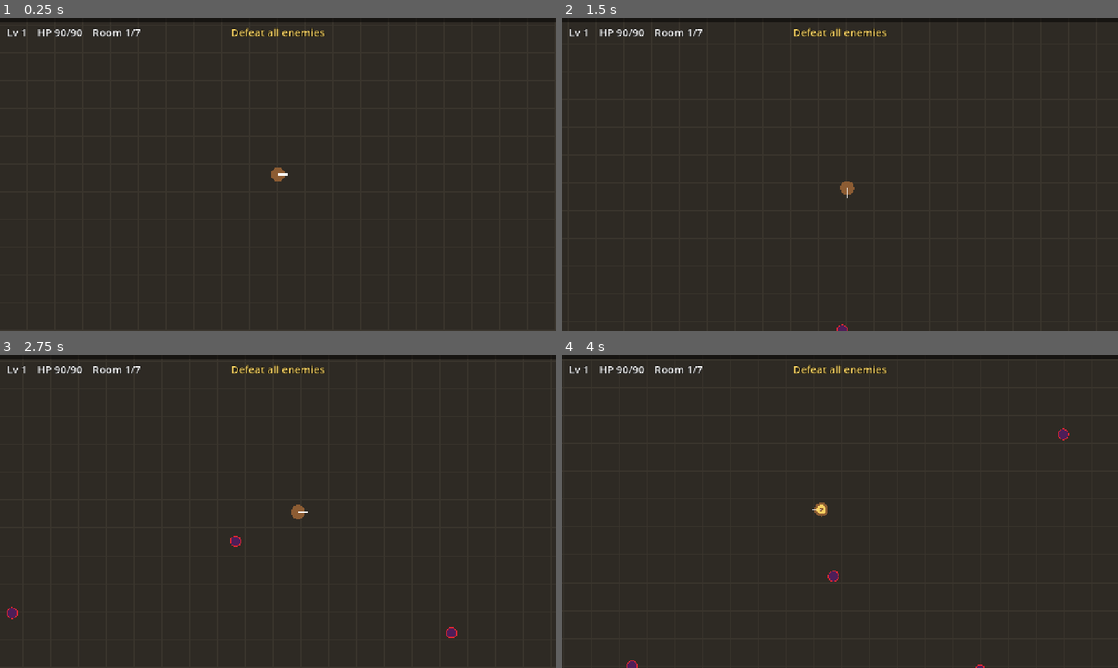
Above: before the commit, frames 1-4 (two rows, left to right).
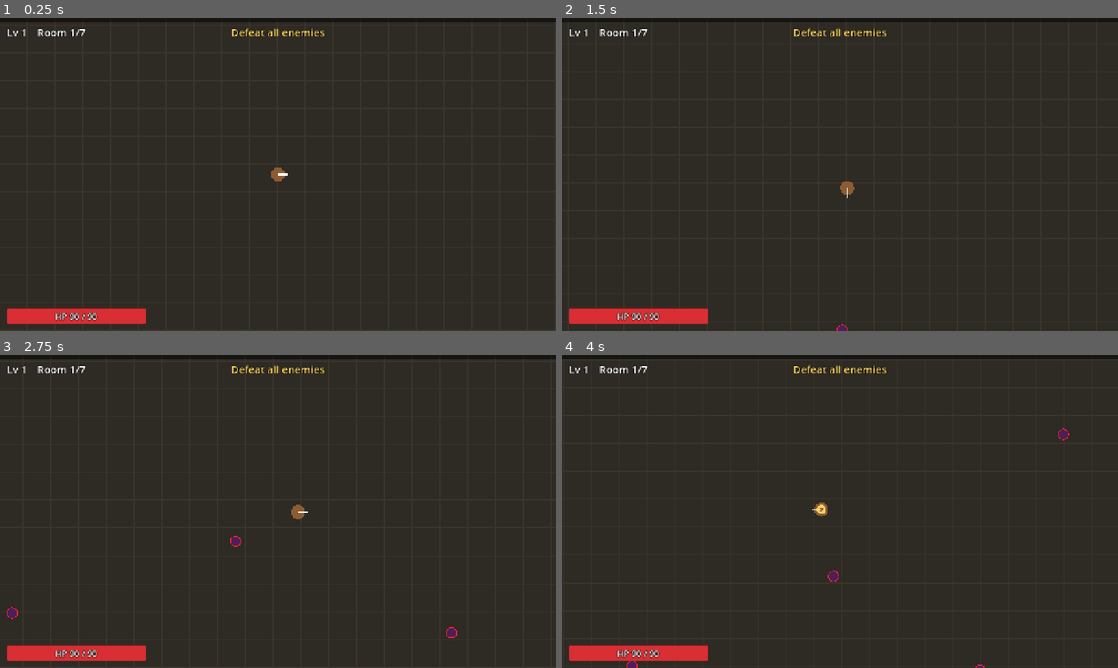
Above: after the commit, the same moments.

Repository: madridkarlbien-hub/Survey
Game: Godot game, scene res://scenes/rooms/arena_room.tscn
Same seed, same stepped clock (60 frames per second), same inputs: the game is played once before the commit and once after it.
Inputs:
- Up to frame 1 (0.25 s): no input
- Up to frame 2 (1.5 s): tap Enter at 0.5 s; hold D (move_right) 0.53-1.28 s; tap 1 at 0.6, 1.35 s; hold S (move_down) from 1.28 s (still down)
- Up to frame 3 (2.75 s): release S (move_down) at 2.03 s; hold D (move_right) from 2.03 s (still down); tap 1 at 2.1 s
- Up to frame 4 (4 s): release D (move_right) at 2.78 s; hold W (move_up) 2.78-3.53 s; tap 1 at 2.85, 3.6 s; hold A (move_left) from 3.53 s (still down)

The runs differ from the first frame. In frame 1, 1.6% of the frame differs, in the area x 1-27%, y 3-98%; in frame 2, 1.6%; in frame 3, 1.6%; in frame 4, 1.6%.

Commit message:
Move HP to a bar in the bottom-left corner
Co-Authored-By: Claude Opus 5.5 <noreply@anthropic.com>
Claude-Session: https://claude.ai/code/session_01BQk69xRFhkqo1hDLF8MWWk

Diff:
--- a/game/scenes/rooms/arena_room.gd
+++ b/game/scenes/rooms/arena_room.gd
@@ -36,6 +36,8 @@
 @onready var _spawner: WaveSpawner = $WaveSpawner
 @onready var _xp_bar: ProgressBar = $HUD/XpBar
 @onready var _stats_label: Label = $HUD/Stats
+@onready var _hp_bar: ProgressBar = $HUD/HpBar
+@onready var _hp_text: Label = $HUD/HpBar/HpText
 @onready var _objective_label: Label = $HUD/Objective
 @onready var _banner_label: Label = $HUD/Banner
 @onready var _level_up_menu: LevelUpMenu = $LevelUpMenu
@@ -155,8 +157,10 @@
 func _update_hud() -> void:
 	_xp_bar.max_value = _player.xp_to_next_level()
 	_xp_bar.value = _player.xp
-	_stats_label.text = "Lv %d    HP %d/%d    Room %s" % [
-		_player.level, _player.health, _player.character.max_health, _room_label]
+	_hp_bar.max_value = _player.character.max_health
+	_hp_bar.value = _player.health
+	_hp_text.text = "HP %d / %d" % [_player.health, _player.character.max_health]
+	_stats_label.text = "Lv %d    Room %s" % [_player.level, _room_label]
 	_objective_label.text = _objective_text()
 
 
--- a/game/scenes/ui/hud.tscn
+++ b/game/scenes/ui/hud.tscn
@@ -5,6 +5,25 @@
 
 [sub_resource type="StyleBoxFlat" id="StyleBox_xp_fill"]
 bg_color = Color(0.4, 0.9, 1, 1)
+
+[sub_resource type="StyleBoxFlat" id="StyleBox_hp_back"]
+bg_color = Color(0.08, 0.05, 0.05, 0.85)
+border_width_left = 2
+border_width_top = 2
+border_width_right = 2
+border_width_bottom = 2
+border_color = Color(0, 0, 0, 1)
+corner_radius_top_left = 4
+corner_radius_top_right = 4
+corner_radius_bottom_right = 4
+corner_radius_bottom_left = 4
+
+[sub_resource type="StyleBoxFlat" id="StyleBox_hp_fill"]
+bg_color = Color(0.85, 0.18, 0.2, 1)
+corner_radius_top_left = 4
+corner_radius_top_right = 4
+corner_radius_bottom_right = 4
+corner_radius_bottom_left = 4
 
 [node name="HUD" type="CanvasLayer"]
 
@@ -27,6 +46,35 @@
 theme_override_constants/outline_size = 6
 theme_override_font_sizes/font_size = 24
 text = "HP"
+
+[node name="HpBar" type="ProgressBar" parent="."]
+anchors_preset = 2
+anchor_top = 1.0
+anchor_bottom = 1.0
+offset_left = 16.0
+offset_top = -52.0
+offset_right = 336.0
+offset_bottom = -16.0
+grow_vertical = 0
+theme_override_styles/background = SubResource("StyleBox_hp_back")
+theme_override_styles/fill = SubResource("StyleBox_hp_fill")
+max_value = 90.0
+value = 90.0
+show_percentage = false
+
+[node name="HpText" type="Label" parent="HpBar"]
+layout_mode = 1
+anchors_preset = 15
+anchor_right = 1.0
+anchor_bottom = 1.0
+grow_horizontal = 2
+grow_vertical = 2
+theme_override_colors/font_outline_color = Color(0, 0, 0, 1)
+theme_override_constants/outline_size = 5
+theme_override_font_sizes/font_size = 20
+text = "HP 90 / 90"
+horizontal_alignment = 1
+vertical_alignment = 1
 
 [node name="Objective" type="Label" parent="."]
 anchors_preset = 10
--- a/game/tests/test_player.gd
+++ b/game/tests/test_player.gd
@@ -38,3 +38,14 @@
 	player.add_xp(1)
 	check_eq(player.level, 2, "level after reaching the threshold")
 	check_eq(player.xp, 0, "leftover XP")
+
+
+func test_hp_bar_shows_health() -> void:
+	var room := await start_quiet_room()
+	var player: Player = room.get_node("Player")
+	player.take_damage(20)
+	await wait_frames(2) # the HUD refreshes once per frame
+	var bar: ProgressBar = room.get_node("HUD/HpBar")
+	check_eq(bar.max_value, float(player.character.max_health), "HP bar maximum")
+	check_eq(bar.value, float(player.health), "HP bar value after a hit")
+	check_eq(room.get_node("HUD/HpBar/HpText").text, "HP 70 / 90", "HP bar text")
Not shown, changed: game/CLAUDE.md
